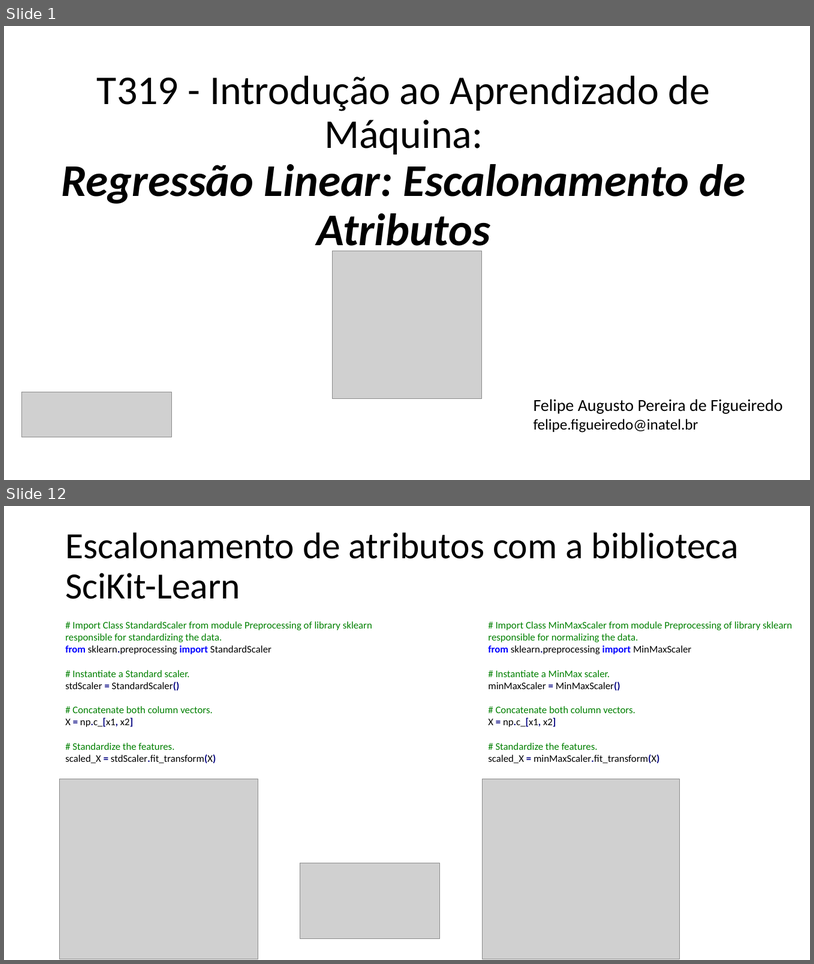
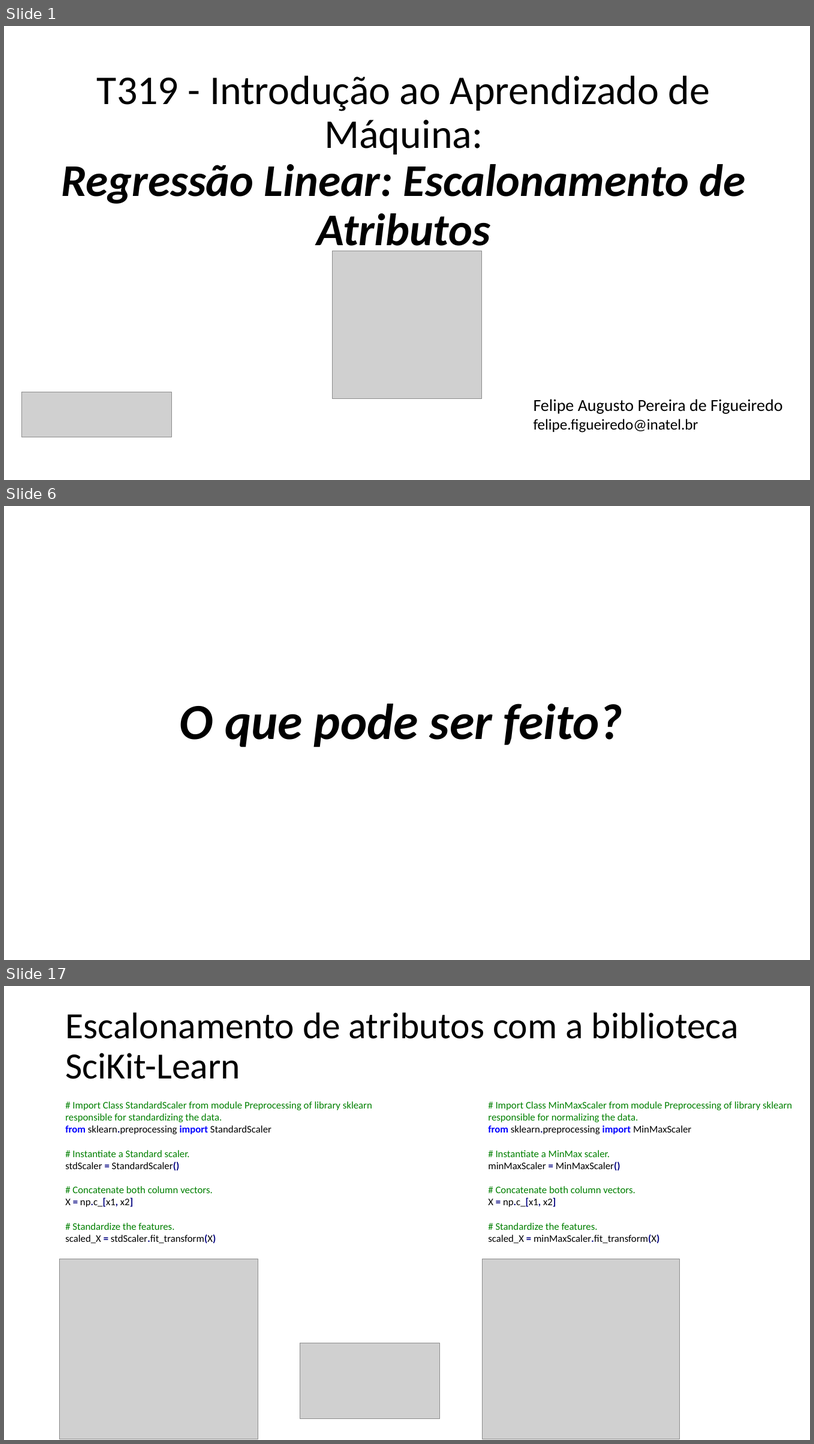
Before and after one commit to zz4fap/t319_aprendizado_de_maquina, a slide deck: slides/T319_Regressão_Linear (Escalonamento de Atributos).pptx. Shown one above the other, each under a label of ours: slides 1 and 12 before the commit, slides 1, 6 and 17 after it; the slides between them are not shown. The pictures are 814x964 and 814x1444 pixels, drawn with LibreOffice and Linux fonts; fonts in the diff are those of the drawing; grey boxes stand for pictures. Boxes give left, top, right and bottom in pixels: in the first picture for what was removed or moved away, otherwise in the second. Text is boxed around its words. In the diff, an @@ line names an element or a change of style, - is before the commit and + after.

```diff
--- a/slides/T319_Regressão_Linear (Escalonamento de Atributos).pptx
+++ b/slides/T319_Regressão_Linear (Escalonamento de Atributos).pptx
@@ slide 6 added at (4,506,810,960), background #FFFFFF @@
@@ text added at (180,703,623,747), 60 pt, text #000000, bold, italic @@
+O que pode ser feito?
@@ what was slide 12 is now slide 17 @@
```
Also in this commit, not shown: 10 slides changed, 4 other slides added, 1 other file.
